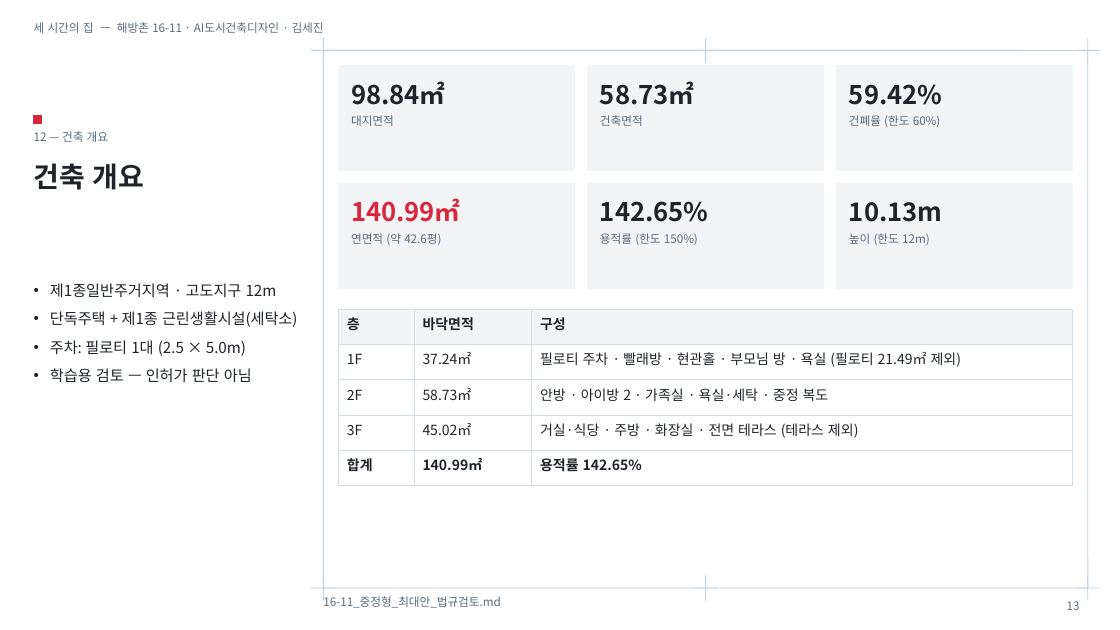
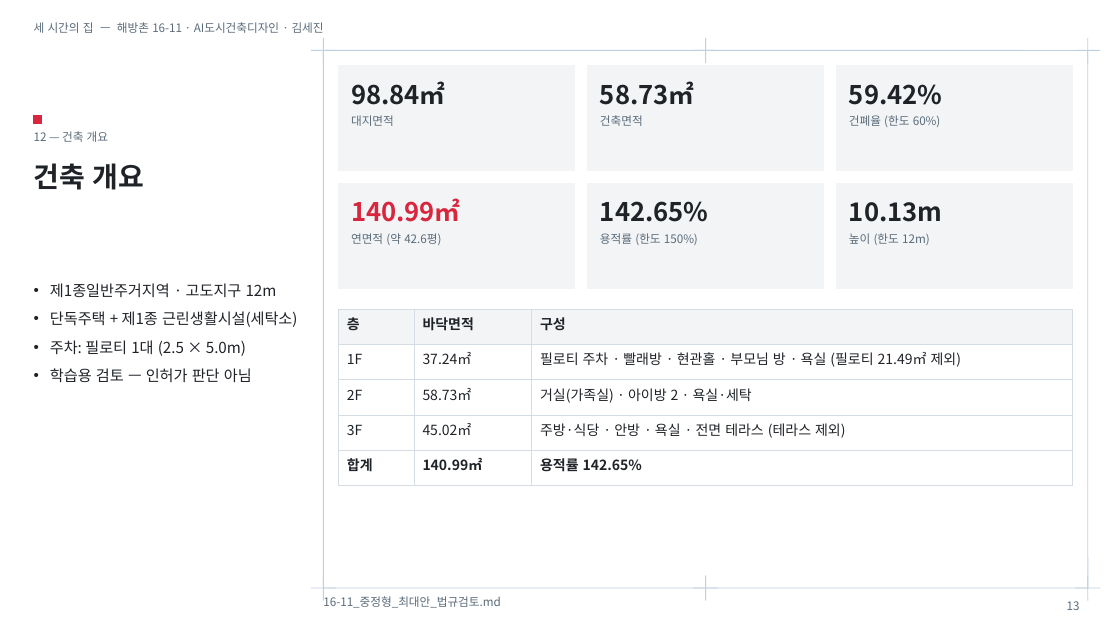
Before and after one commit to greenhopper-design/haebangchon-1611-maquette, a slide deck: slide 13 of assets/slides/three-hours-house.pptx. Drawn at 1120x630 pixels with LibreOffice and Linux fonts; fonts in the diff are those of the drawing. Boxes give left, top, right and bottom in pixels: in the first picture for what was removed or moved away, otherwise in the second. Text is boxed around its words. In the diff, an @@ line names an element or a change of style, - is before the commit and + after.

```diff
--- a/assets/slides/three-hours-house.pptx
+++ b/assets/slides/three-hours-house.pptx
@@ table at (x1=339, y1=309, x2=1073, y2=475) @@
-row 3, column 3: 안방 · 아이방 2 · 가족실 · 욕실·세탁 · 중정 복도
+row 3, column 3: 거실(가족실) · 아이방 2 · 욕실·세탁
-row 4, column 3: 거실·식당 · 주방 · 화장실 · 전면 테라스 (테라스 제외)
+row 4, column 3: 주방·식당 · 안방 · 욕실 · 전면 테라스 (테라스 제외)
```
Also in this commit, not shown: 5 other slides changed, 25 other files.
